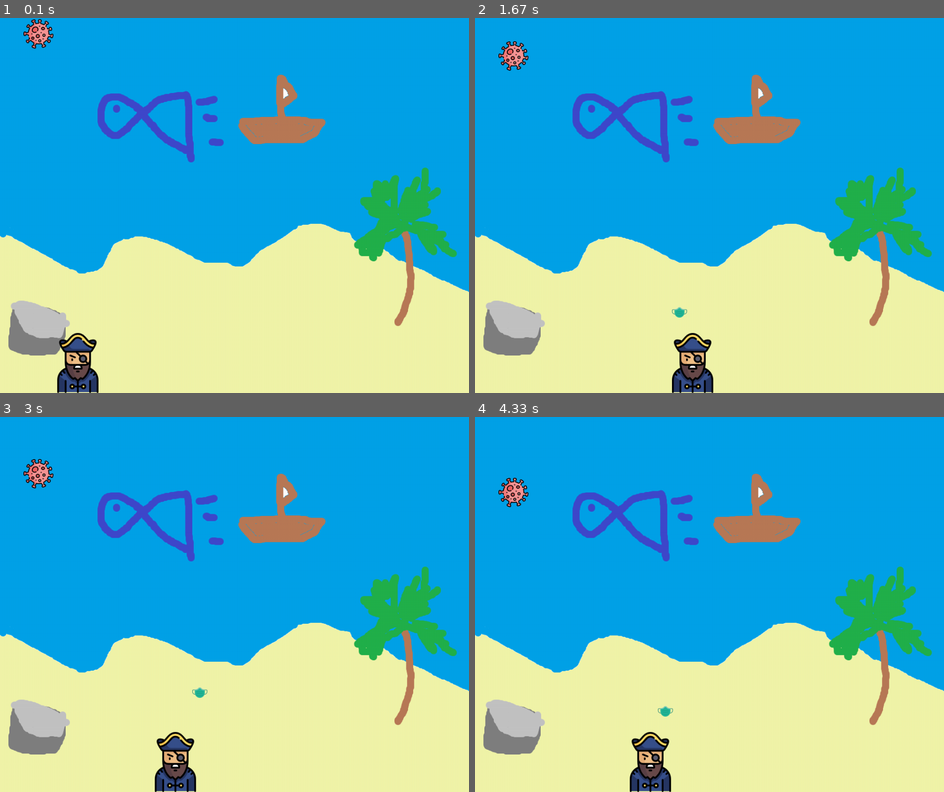
Above: before the commit, frames 1-4 (two rows, left to right).
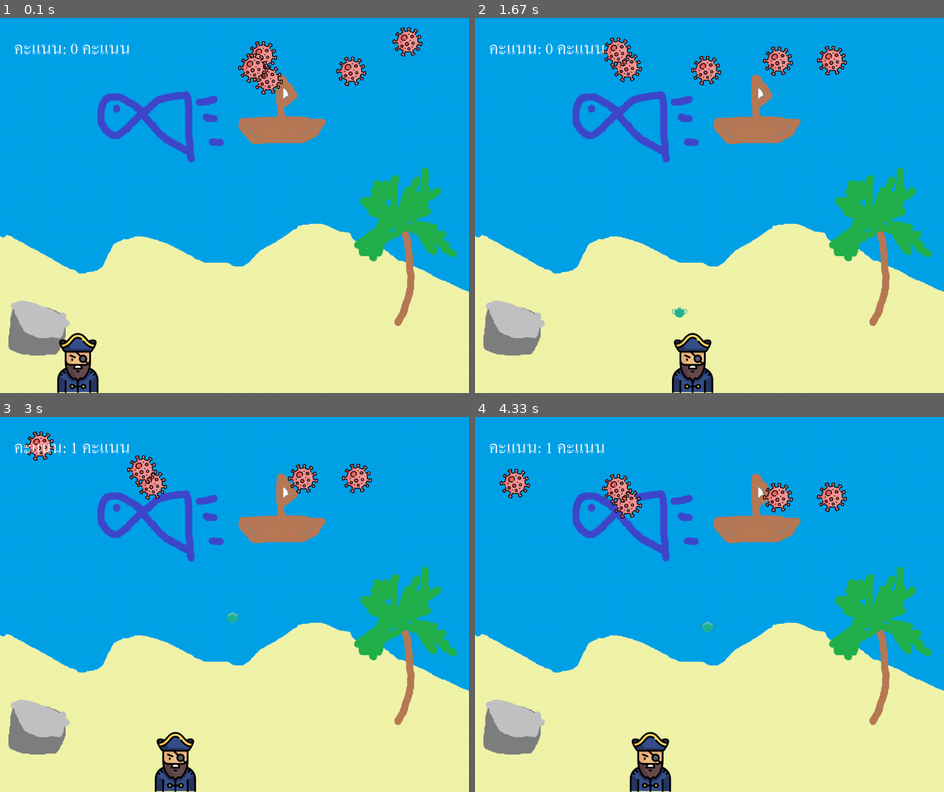
Above: after the commit, the same moments.

Repository: CaptainPMP/PyGame
Game: pygame game, started from main.py
The game is run twice, just before and just after one commit, with the same random seed, the same clock (stepped at 60 frames per second) and the same inputs.
Inputs:
- Up to frame 1 (0.1 s): no input
- Up to frame 2 (1.67 s): tap Space at 0.33, 0.73, 1.03, 1.23, 1.53 s; hold N 0.67-1.13 s; hold Right 0.67-1.13 s; hold Right 1.17-1.63 s
- Up to frame 3 (3 s): hold Right 1.67-2.13 s; tap Space at 1.73, 2.03, 2.23, 2.53, 2.8 s; hold Left 2.17-2.7 s; hold Left from 2.73 s (still down)
- Up to frame 4 (4.33 s): tap Space at 3.1, 3.23, 3.53, 3.9, 4.2 s; release Left at 3.13 s; hold Right 3.17-3.8 s; hold Left 3.83-4.3 s

The runs differ from the first frame. In frame 1, 2.0% of the frame differs, in the area x 3-91%, y 0-21%; in frame 2, 2.1%; in frame 3, 2.2%, in the area x 3-80%, y 3-75%; in frame 4, 2.0%.

Commit message:
26072563 first day finished

Diff:
--- a/main.py
+++ b/main.py
@@ -1,10 +1,9 @@
 # main.py
-
-
 
 import pygame
 import math
 import random
+from pygame import mixer
 
 #Set up เริ่มต้นให้ทำงาน
 pygame.init()
@@ -12,13 +11,12 @@
 #ปรับขนาดหน้าจอ
 WIDTH = 1000
 HEIGHT = 800
-screen = pygame.display.set_mode((1000,800))
+screen = pygame.display.set_mode((WIDTH,HEIGHT))
 pygame.display.set_caption('Captain vs Covid-19')#เซ็ตชื่อเกม
 icon = pygame.image.load('icon.png')#โหลดภาพเข้ามาใน pygame
 pygame.display.set_icon(icon)#สั่ง set icon
 
 background = pygame.image.load('background.png')
-
 ####################UNCLE######################
 # 1 - player - uncle.png
 
@@ -32,7 +30,7 @@
 	screen.blit(pimg,(x,y))#blit = วางภาพในหน้าจอ
 
 
-####################UNCLE######################
+####################ENEMY######################
 # 2 - enemy - virus.png
 esize = 64
 emig = pygame.image.load('virus.png')
@@ -41,13 +39,24 @@
 eychange = 1
 def Enemy(x,y):
 	screen.blit(emig,(x,y))
-####################UNCLE######################
+##################MULTI-ENEMY##################
+exlist = [] #ตำแหน่งแกน x ของ enemy
+eylist = [] #ตำแหน่งแกน y ของ enemy
+ey_change_list = [] #ความเร็วของ enemy
+allenemy = 5 # จำนวนของ enemy ทั้งหมด
+
+for i in range(allenemy):
+	exlist.append(random.randint(50,WIDTH - esize))
+	eylist.append(random.randint(0,100))
+	#ey_change_list.append(random.randint(1,5)) #สุ่มความเร็วให้ enemy
+	ey_change_list.append(1) #กำหนดความเร็วเป็น 1 ก่อนแล้วค่อยเพิ่มหลังจากยิงโดน
+####################MASK######################
 # 3 - mask - mask.png
 msize = 32
 mimg = pygame.image.load('mask.png')
 mx = 100
 my = HEIGHT - psize
-mychange = 20
+mychange = 20 #ปรับความเร็วของ layer
 mstate = 'ready'
 
 def fire_mask(x,y):
@@ -59,13 +68,49 @@
 	#isCollision เช็คว่าชนกันหรือไม่? หากชนให้บอกว่า ชน (True)
 	distance = math.sqrt(math.pow(ecx - mcx,2) + math.pow(ecy - mcy,2))
 	print(distance)
-	if distance < 48:
+	if distance < (esize / 2) + (msize / 2) :
+		#(esize / 2) + (msize / 2) ระยะที่ชนกัน
 		return True
 	else:
 		return False
-
-
-####################UNCLE######################
+####################SCORE######################
+
+allscore = 0
+font = pygame.font.Font('angsana.ttc',50)
+
+def showscore():
+	score = font.render('คะแนน: {} คะแนน'.format(allscore),True,(255,255,255))
+	screen.blit(score,(30,30))
+
+####################SOUND######################
+pygame.mixer.music.load('beach.mp3')
+pygame.mixer.music.set_volume(0.2)
+pygame.mixer.music.play(-1)
+
+
+sound = pygame.mixer.Sound('virusaleart.wav')
+sound.play()
+####################GAME OVER SCREEN###############
+fontover = pygame.font.Font('angsana.ttc',120)
+fontover2 = pygame.font.Font('angsana.ttc',80)
+playsound = False
+gameover = False
+def GameOver():
+	global playsound
+	global gameover
+	overtext = fontover.render('Game Over',True,(255,0,0))
+	screen.blit(overtext,(300,300))
+	overtext2 = fontover.render('Press [n] New Game',True,(255,0,0))
+	screen.blit(overtext2,(250,400))
+	if playsound == False:
+		gsound = pygame.mixer.Sound('gameover.wav')
+		gsound.play()
+		playsound = True
+	#if gameover == False:
+	#	gameover = True
+
+
+####################GAME LOOP######################
 
 clock = pygame.time.Clock() #game clock
 running = True #บอกให้โปรแกรมทำงาน
@@ -88,9 +133,19 @@
 
 			if event.key == pygame.K_SPACE:
 				if mstate == 'ready':
+					b1 = pygame.mixer.Sound('laser2.wav')
+					b1.play()
 					'''mx = px + 100 #ขยับออกมาให้ชิดมือด้านขวา'''
 					mx = px + 50
 					fire_mask(mx,my)
+			if event.key == pygame.K_n:
+				#gameover = False
+				playsound = False
+				allscore = 0
+				for i in range(allenemy):
+					eylist[i] = random.randint(0,100)
+					exlist[i] = random.randint(50,WIDTH - esize)
+
 
 		if event.type == pygame.KEYUP:
 			if event.key == pygame.K_LEFT or event.key == pygame.K_RIGHT:
@@ -107,7 +162,7 @@
 		px = 0
 		px =+ pxchange #px = px + 1
 	elif px >= WIDTH - psize:
-		#WIDTH 	(ความกว้างของหน้าจอ - ความกว้างของ uncle)
+		#WIDTH  (ความกว้างของหน้าจอ - ความกว้างของ uncle)
 		#หากชนขอบจอขวา ให้ปรับค่า pxchange เป็น -1
 		px = WIDTH - psize
 		px += pxchange
@@ -115,10 +170,35 @@
 		#หากอยู่ระหว่างหน้าจอจะทำการบวก/ลบ ตาม pxchange
 		px += pxchange
 
-	###############################RUN ENEMY###########################
+	###############################RUN ENEMY SINGLE###########################
 	'''for i in range(5):'''
-	Enemy(ex,ey)
-	ey += eychange
+	#Enemy(ex,ey)
+	#ey += eychange
+
+	###############################RUN MULTI ENEMY#####################
+	for i in range(allenemy):
+		#เพิ่มความเร็วของ enemy
+		if eylist[i] > HEIGHT - esize and gameover == False:
+			for i in range(allenemy):
+				eylist[i] = 1000
+			GameOver()
+			break
+
+
+
+		eylist[i] += ey_change_list[i]
+		collisionmulti = isCollision(exlist[i], eylist[i], mx, my)
+		if collisionmulti:
+			my = HEIGHT - psize
+			mstate = 'ready'
+			eylist[i] = 0
+			exlist[i] = random.randint(50,WIDTH - esize)
+			allscore += 1
+			ey_change_list[i] += 1
+			sound = pygame.mixer.Sound('broken.wav')
+			sound.play()
+		Enemy(exlist[i], eylist[i])
+
 
 	#########################FIRE MASK##########################
 	if mstate == 'fire':
@@ -141,6 +221,9 @@
 		#สุ่มตำแน่งความกว้างหน้าจอ - ขนาดของไวรัส
 
 
+
+
+	showscore()
 	print(px)
 	pygame.display.update()
 	pygame.display.flip()
Binary file added: angsana.ttc
Not shown, added: beach.mp3
Not shown, added: broken.wav
Not shown, added: gameover.wav
Not shown, added: laser.wav
Not shown, added: laser2.wav
Not shown, added: virusaleart.wav
